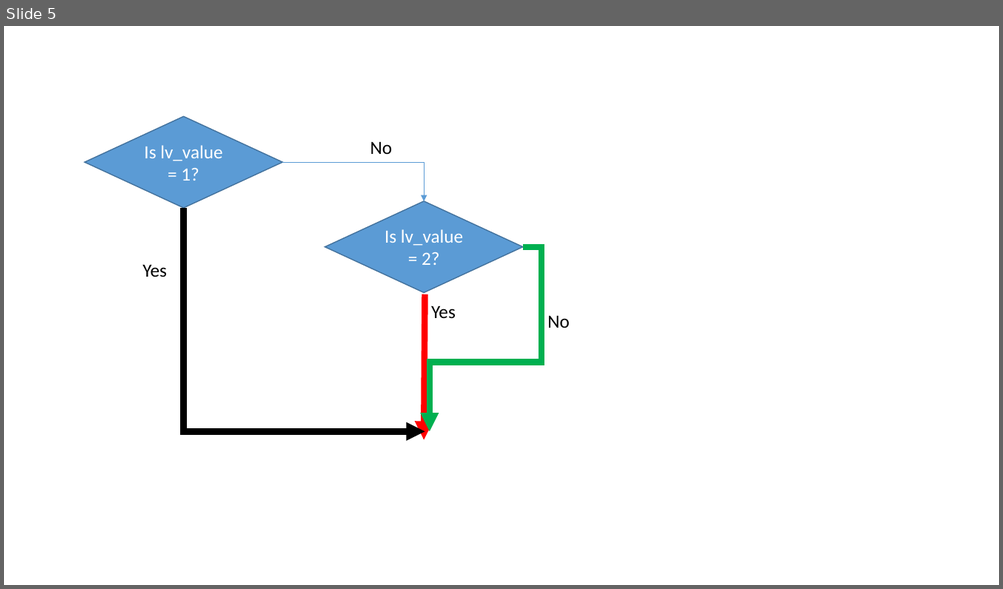
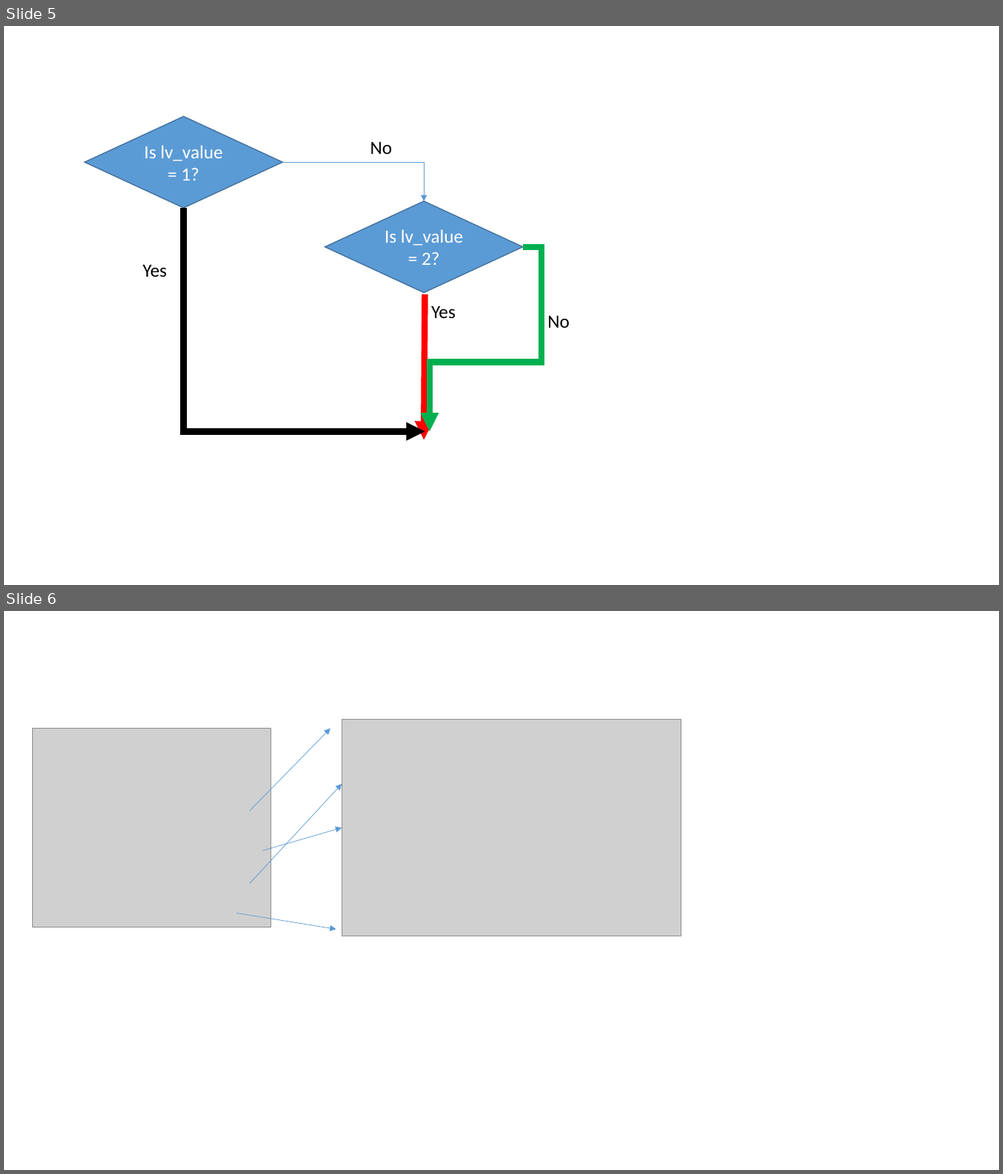
Before and after one commit to mxpang/jerryslide, a slide deck: Jerry.pptx. Shown one above the other, each under a label of ours: slide 5 before the commit, slides 5 and 6 after it. The pictures are 1003x589 and 1003x1174 pixels, drawn with LibreOffice and Linux fonts; fonts in the diff are those of the drawing; grey boxes stand for pictures. Boxes give left, top, right and bottom in pixels: in the first picture for what was removed or moved away, otherwise in the second. Text is boxed around its words. In the diff, an @@ line names an element or a change of style, - is before the commit and + after.

```diff
--- a/Jerry.pptx
+++ b/Jerry.pptx
@@ slide 6 added at <box>4,611,999,1170</box>, background #FFFFFF @@
@@ picture added at <box>342,719,681,937</box> @@
@@ picture added at <box>32,728,270,927</box> @@
@@ arrow added from (250, 811) to (330, 728), #5B9BD5 0.5 pt @@
@@ arrow added from (250, 883) to (342, 784), #5B9BD5 0.5 pt @@
@@ arrow added from (263, 851) to (342, 828), #5B9BD5 0.5 pt @@
@@ arrow added from (237, 913) to (336, 930), #5B9BD5 0.5 pt @@
```
Also in this commit, not shown: 1 slide removed, 14 other files.
